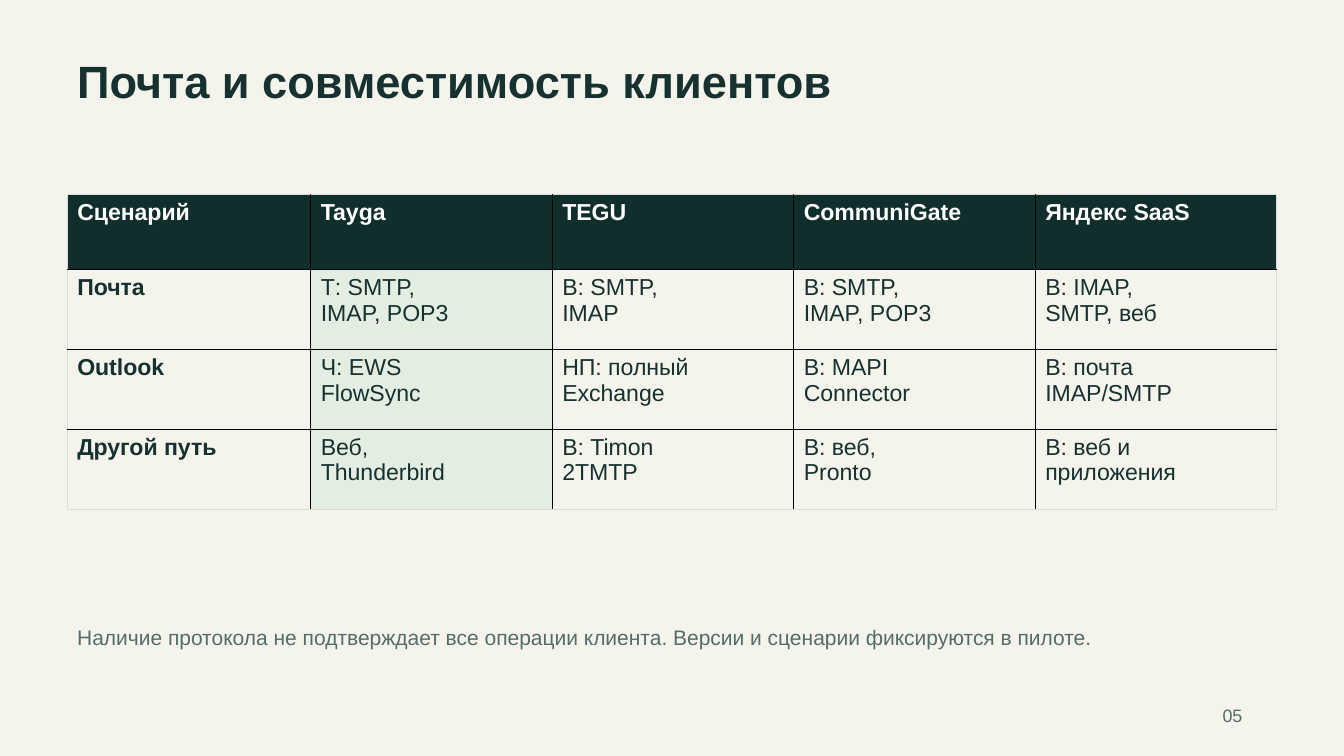
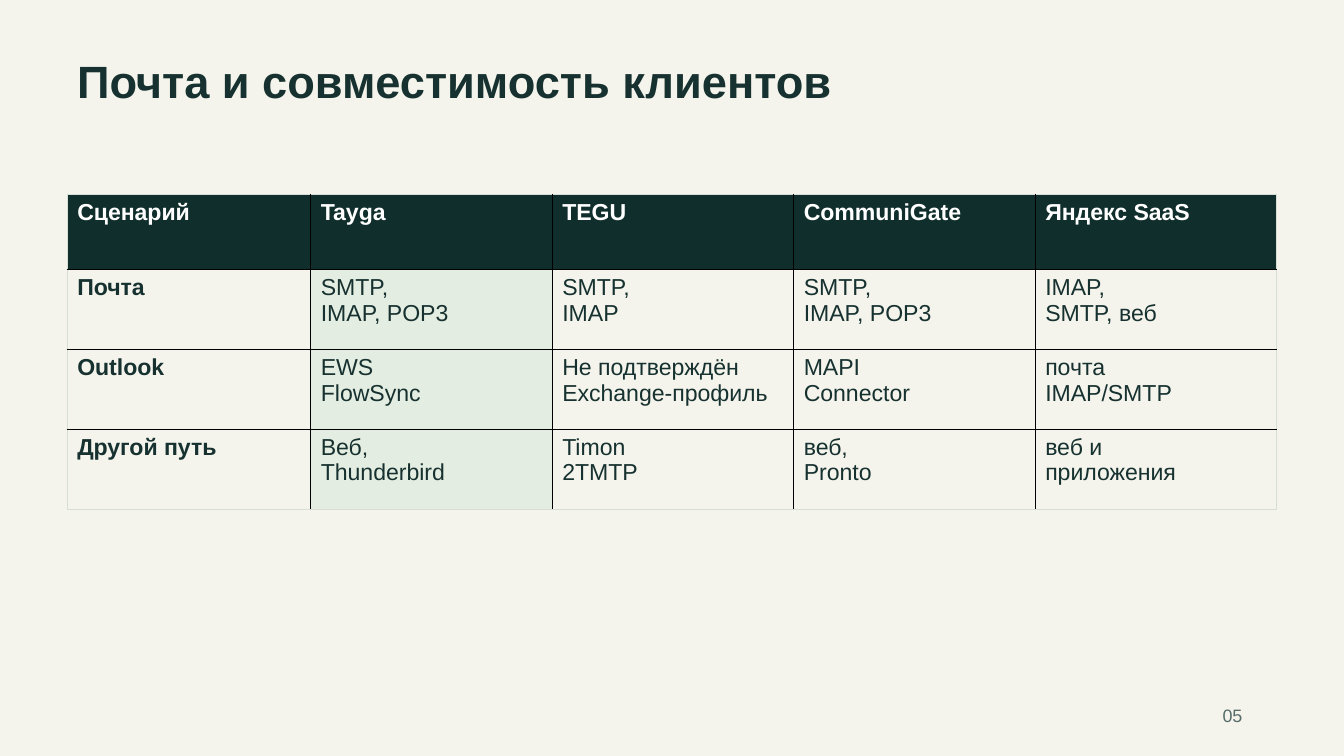
Before and after one commit to rkislov/tayga-mail-server, a slide deck: slide 5 of docs/presentations/tayga-competitors-2026-11-19.pptx. Drawn at 1344x756 pixels with LibreOffice and Linux fonts; fonts in the diff are those of the drawing. Boxes give left, top, right and bottom in pixels: in the first picture for what was removed or moved away, otherwise in the second. Text is boxed around its words. In the diff, an @@ line names an element or a change of style, - is before the commit and + after.

Commit message:
docs: simplify presentation labels and revise FlowSync wording

```diff
--- a/docs/presentations/tayga-competitors-2026-11-19.pptx
+++ b/docs/presentations/tayga-competitors-2026-11-19.pptx
@@ table at box(68, 195, 1279, 590) @@
-row 2: Почта | Т: SMTP, / IMAP, POP3 | В: SMTP, / IMAP | В: SMTP, / IMAP, POP3 | В: IMAP, / SMTP, веб
+row 2: Почта | SMTP, / IMAP, POP3 | SMTP, / IMAP | SMTP, / IMAP, POP3 | IMAP, / SMTP, веб
-row 3: Outlook | Ч: EWS / FlowSync | НП: полный / Exchange | В: MAPI / Connector | В: почта / IMAP/SMTP
+row 3: Outlook | EWS / FlowSync | Не подтверждён / Exchange-профиль | MAPI / Connector | почта / IMAP/SMTP
-row 4: Другой путь | Веб, / Thunderbird | В: Timon / 2TMTP | В: веб, / Pronto | В: веб и / приложения
+row 4: Другой путь | Веб, / Thunderbird | Timon / 2TMTP | веб, / Pronto | веб и / приложения
@@ text removed at box(77, 630, 1092, 649) @@
-Наличие протокола не подтверждает все операции клиента. Версии и сценарии фиксируются в пилоте.
```
Also in this commit, not shown: 9 other slides changed, 1 other file.
